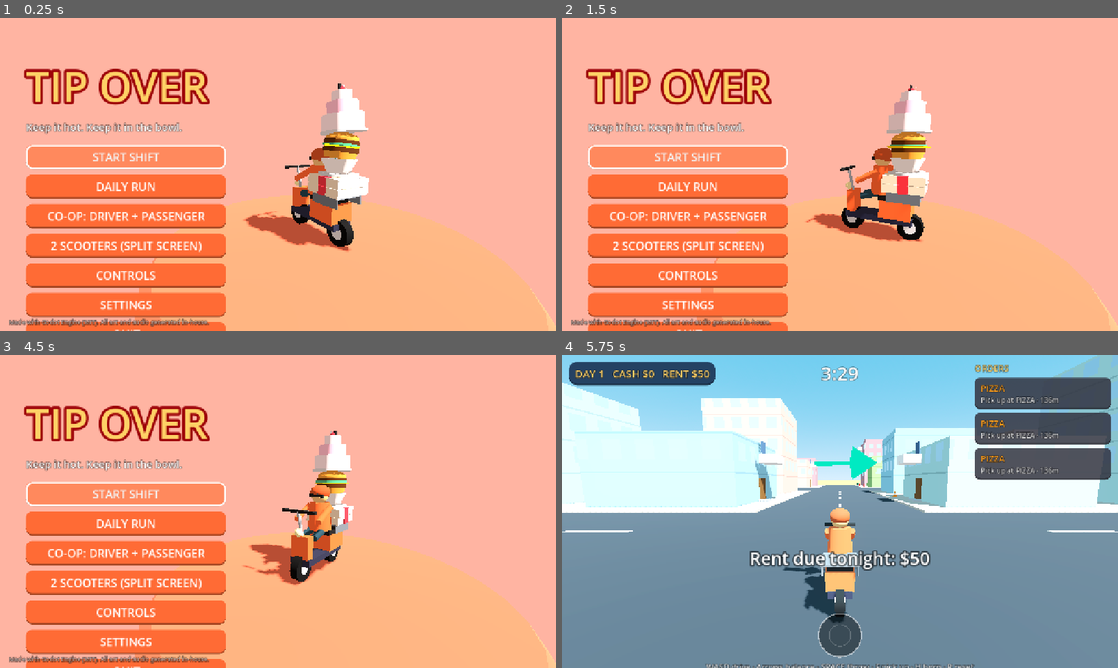
Above: before the commit, frames 1-4 (two rows, left to right).
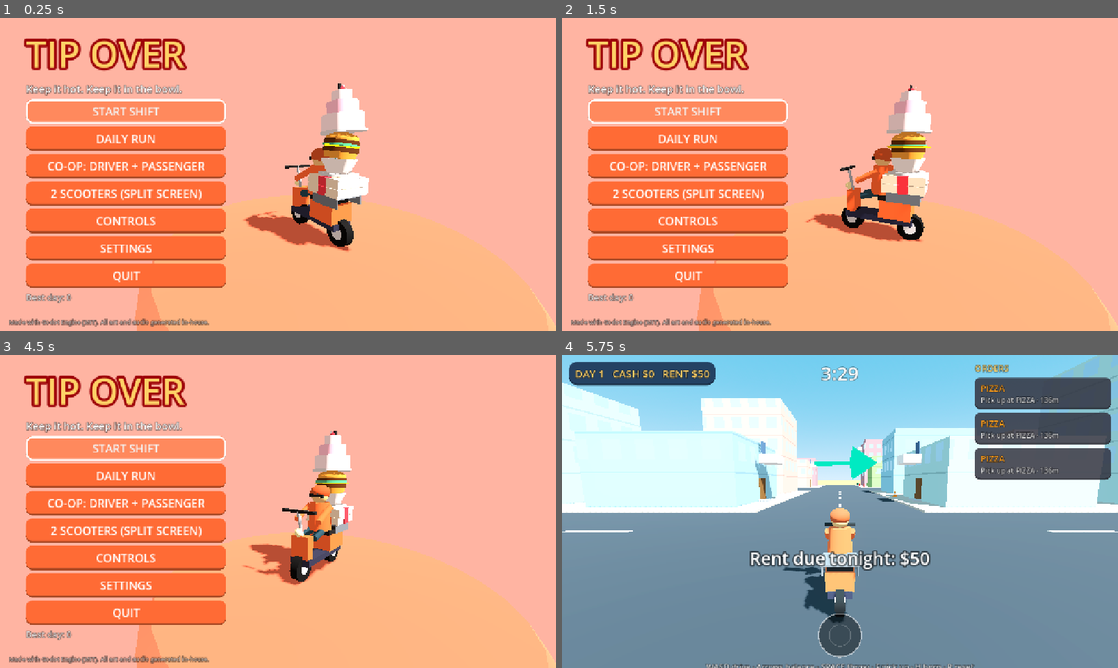
Above: after the commit, the same moments.

Repository: rraeyz/Hot_Delivery
Game: Godot game, scene res://scenes/main.tscn
Two runs of this game, one before a commit and one after it. Both use one fixed random seed, a clock stepped at 60 frames per second and the inputs below.
Inputs:
- Up to frame 1 (0.25 s): no input
- Up to frame 2 (1.5 s): click "CONTROLS" at 0.5 s; click "BACK" at 1.25 s
- Up to frame 3 (4.5 s): click "SETTINGS" at 2 s; click "SCOOTER COLOR 1/2" at 2.75 s; click "SCOOTER COLOR 2/2" at 3.5 s; click "BACK" at 4.25 s
- Up to frame 4 (5.75 s): click "START SHIFT" at 5 s

The runs differ from the first frame. In frame 1, 22% of the frame differs, in the area x 4-41%, y 6-100%; in frame 2, 22%; in frame 3, 22%; in frame 4, nothing differs.

Commit message:
Marketing screenshots, menu layout fix, rebuilt v0.2
Co-Authored-By: Claude Opus 5.5 <noreply@anthropic.com>
Claude-Session: https://claude.ai/code/session_01JFvHhZrpuE6HWb489Piese

Diff:
--- a/scripts/main.gd
+++ b/scripts/main.gd
@@ -77,16 +77,15 @@
 	_build_menu_scene()
 	var root := _screen(false)
 	var v := VBoxContainer.new()
-	v.position = Vector2(60, 90)
+	v.position = Vector2(60, 24)
 	v.custom_minimum_size = Vector2(460, 0)
-	v.add_theme_constant_override("separation", 12)
+	v.add_theme_constant_override("separation", 7)
 	root.add_child(v)
-	var title := UiKit.label("TIP OVER", 96, UiKit.GOLD)
+	var title := UiKit.label("TIP OVER", 84, UiKit.GOLD)
 	title.add_theme_constant_override("outline_size", 24)
 	title.add_theme_color_override("font_outline_color", Color("#9d0208"))
 	v.add_child(title)
 	v.add_child(UiKit.label("Keep it hot. Keep it in the bowl." if Game.lang() == "en" else "Sıcak kalsın. Kasede kalsın.", 24))
-	v.add_child(Control.new())
 	v.add_child(UiKit.button(Game.t("play"), func(): start_run(randi(), false, false)))
 	v.add_child(UiKit.button(Game.t("daily"), func(): start_run(_daily_seed(), false, true)))
 	v.add_child(UiKit.button(Game.t("coop"), func(): start_run(randi(), true, false)))
@@ -434,6 +433,7 @@
 	DirAccess.make_dir_recursive_absolute(out)
 	var chaos: String = args.get("chaos", "")
 	run = RunState.new(int(args.get("seed", "3")), int(args.get("unlocks", "5")))
+	run.theme = args.get("theme", "bazaar")
 	if chaos != "":
 		run.chaos = Array(chaos.split(","))
 	if args.has("menu"):
Binary file added: marketing/beach_shot_01.png
Not shown, added: marketing/beach_shot_01.png.import
Binary file added: marketing/beach_shot_02.png
Not shown, added: marketing/beach_shot_02.png.import
Binary file added: marketing/beach_shot_03.png
Not shown, added: marketing/beach_shot_03.png.import
Binary file added: marketing/downtown_shot_01.png
Not shown, added: marketing/downtown_shot_01.png.import
Binary file added: marketing/downtown_shot_02.png
Not shown, added: marketing/downtown_shot_02.png.import
Binary file added: marketing/menu.png
Not shown, added: marketing/menu.png.import
(and 2 more such lines)
